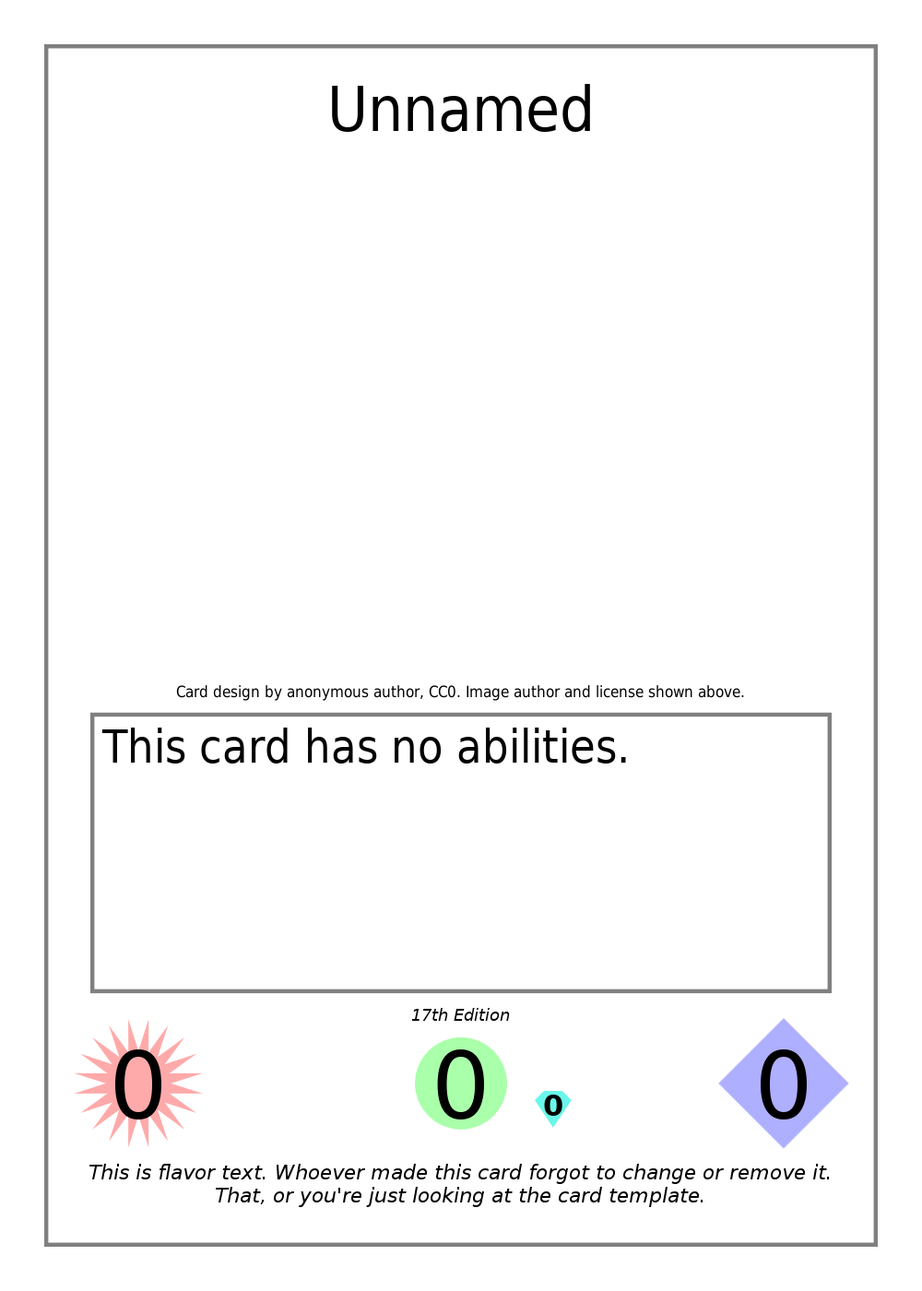
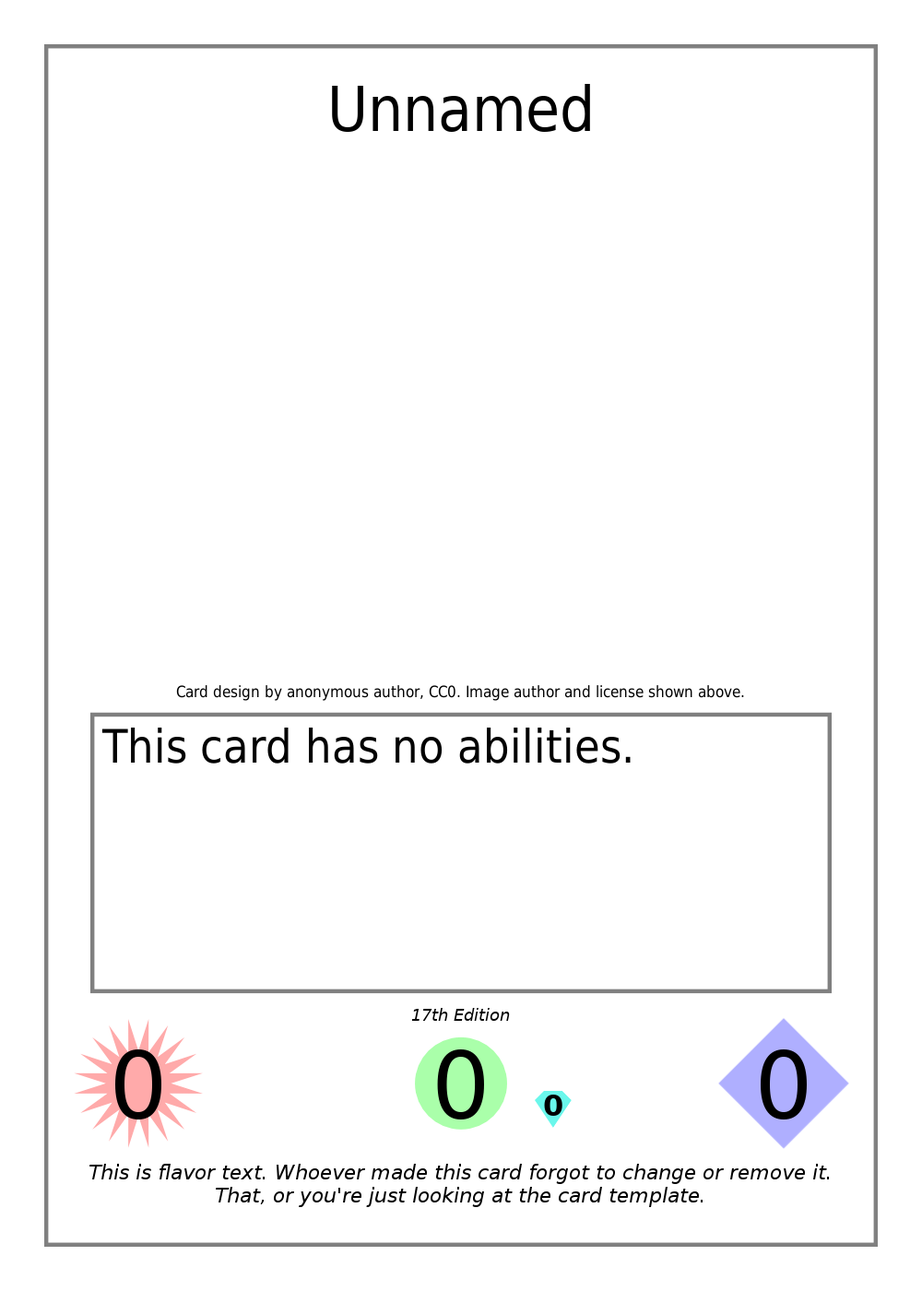
Layers edited between the first and the second 922 × 1291 image:
renamed "Effect Text" to "Ability Text", painted on it over [101, 727, 631, 764]
